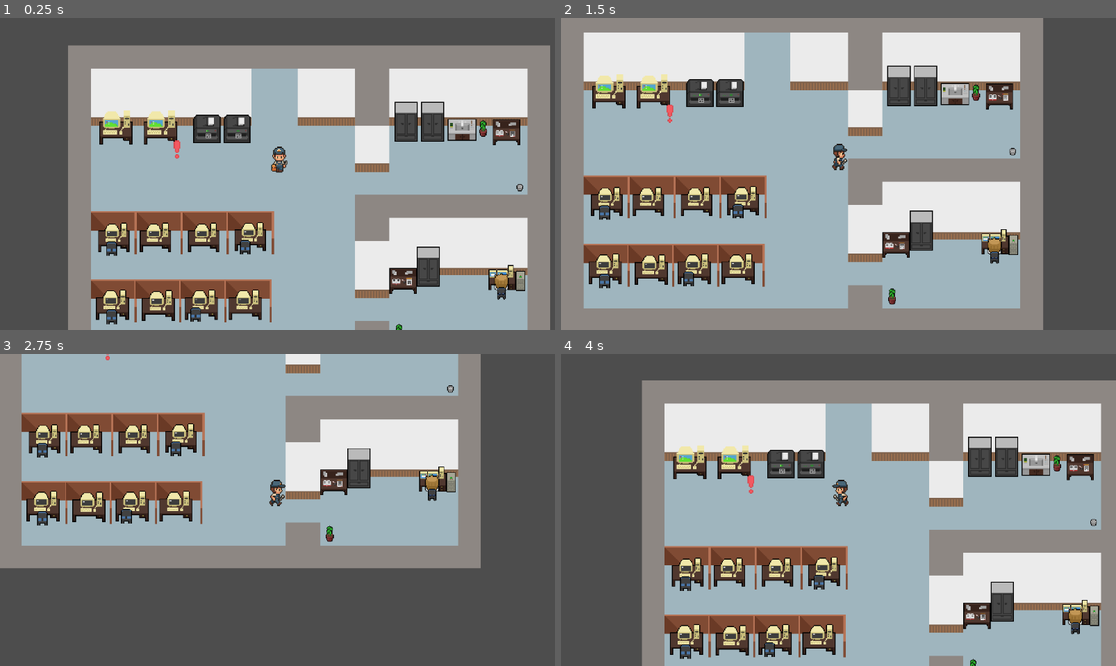
Above: before the commit, frames 1-4 (two rows, left to right).
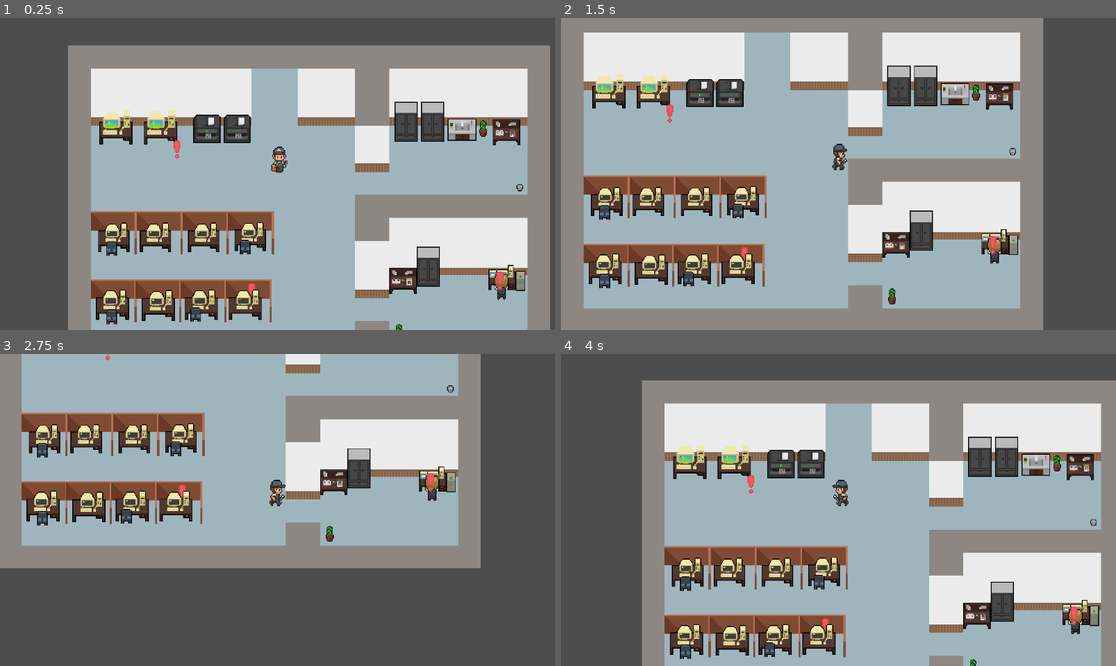
Above: after the commit, the same moments.

Repository: Lenni707/gamejam
Game: Godot game, scene res://Scenes/game.tscn
Same seed, same stepped clock (60 frames per second), same inputs: the game is played once before the commit and once after it.
Inputs:
- Up to frame 1 (0.25 s): no input
- Up to frame 2 (1.5 s): tap Enter (ui_accept) at 0.5, 0.77, 0.8, 1.07, 1.25, 1.35 s; hold D (right) 0.53-1.28 s; hold E (Interagieren) 0.53-1.28 s; hold S (down) from 1.28 s (still down)
- Up to frame 3 (2.75 s): tap Enter (ui_accept) at 1.52, 1.82, 2.3 s; tap E (Interagieren) at 1.55 s; release S (down) at 2.03 s; hold D (right) from 2.03 s (still down); hold E (Interagieren) from 2.03 s (still down)
- Up to frame 4 (4 s): tap Enter (ui_accept) at 2.75, 3.02, 3.32 s; release D (right) at 2.78 s; release E (Interagieren) at 2.78 s; hold W (up) 2.78-3.53 s; tap E (Interagieren) at 2.85 s; hold A (left) from 3.53 s (still down); hold Enter (ui_accept) from 3.53 s (still down)

The runs differ from the first frame. In frame 1, less than 0.1% of the frame differs, in the area x 44-91%, y 81-90%; in frame 2, less than 0.1%; in frame 3, less than 0.1%; in frame 4, less than 0.1%.

Commit message:
finnaly fucking did it, 2:39 on the clock

Diff:
--- a/Scenes/content.gd
+++ /dev/null
@@ -1,30 +0,0 @@
-extends Control
-signal finished(success: bool)
-
-var progress := 0
-
-func _ready():
-	set_process_unhandled_input(true)    # receive unhandled input
-	custom_minimum_size = Vector2(200, 40)  # ensure visible size
-
-func start(config := {}):
-	progress = 0
-	queue_redraw()   # Godot 4.x (update() in 3.x)
-
-func _unhandled_input(event):
-	if event.is_action_pressed("ui_accept"):
-		progress += 20
-		if progress >= 100:
-			emit_signal("finished", true)
-		queue_redraw()
-
-func _draw():
-	# background
-	draw_rect(Rect2(Vector2.ZERO, size), Color(0.15, 0.15, 0.15))
-	# progress bar
-	var bar_width := size.x * (progress / 100.0)
-	draw_rect(Rect2(Vector2.ZERO, Vector2(bar_width, size.y)), Color(0.2, 0.8, 0.2))
-	# text
-	var font := ThemeDB.fallback_font
-	var font_size := ThemeDB.fallback_font_size
-	draw_string(font, Vector2(10, 20), "%d%%" % progress, HORIZONTAL_ALIGNMENT_LEFT, -1.0, font_size)
--- a/Scenes/mini_game_popup.tscn
+++ b/Scenes/first_game.tscn
@@ -1,7 +1,7 @@
 [gd_scene load_steps=3 format=3 uid="uid://rj4i3t6llrc0"]
 
 [ext_resource type="Script" uid="uid://dcwy2utpohi7c" path="res://scripts/mini_game_popup.gd" id="1_k2edx"]
-[ext_resource type="Script" uid="uid://dq6vt4vcp4yoi" path="res://Scenes/content.gd" id="2_i6w2n"]
+[ext_resource type="Script" uid="uid://dq6vt4vcp4yoi" path="res://scripts/content.gd" id="2_i6w2n"]
 
 [node name="MiniGamePopup" type="PopupPanel"]
 size = Vector2i(480, 320)
--- a/Scenes/game.tscn
+++ b/Scenes/game.tscn
@@ -17,6 +17,9 @@
 [ext_resource type="Texture2D" uid="uid://cx2ddmusmeskd" path="res://Assets/free-office-pixel-art/Chair.png" id="14_1phco"]
 [ext_resource type="PackedScene" uid="uid://ttbduj02m7tv" path="res://Scenes/alarm.tscn" id="15_nb51f"]
 [ext_resource type="Texture2D" uid="uid://dfboce71sh16s" path="res://Assets/free-office-pixel-art/wall.png" id="17_ewbju"]
+[ext_resource type="PackedScene" uid="uid://rj4i3t6llrc0" path="res://Scenes/first_game.tscn" id="18_85qyi"]
+[ext_resource type="PackedScene" uid="uid://na7xdq1mxmin" path="res://Scenes/spam_game.tscn" id="19_iivbl"]
+[ext_resource type="PackedScene" uid="uid://clqiursun1ihv" path="res://Scenes/hahaha_2_uhr_30.tscn" id="20_7nbq1"]
 
 [sub_resource type="TileSetAtlasSource" id="TileSetAtlasSource_qxrlw"]
 texture = ExtResource("1_ebmjs")
@@ -4455,7 +4458,22 @@
 
 [node name="Alarm" parent="alarms" instance=ExtResource("15_nb51f")]
 position = Vector2(-136, -95)
+game_scene = ExtResource("18_85qyi")
+
+[node name="Alarm2" parent="alarms" instance=ExtResource("15_nb51f")]
+position = Vector2(314, 88)
+game_scene = ExtResource("19_iivbl")
+
+[node name="Alarm3" parent="alarms" instance=ExtResource("15_nb51f")]
+position = Vector2(-32, 104)
+game_scene = ExtResource("20_7nbq1")
 
 [node name="UI" type="CanvasLayer" parent="."]
 
+[node name="CenterContainer" type="CenterContainer" parent="UI"]
+offset_right = 40.0
+offset_bottom = 40.0
+
 [connection signal="popup_open" from="alarms/Alarm" to="player" method="_on_popup_open"]
+[connection signal="popup_open" from="alarms/Alarm2" to="player" method="_on_popup_open"]
+[connection signal="popup_open" from="alarms/Alarm3" to="player" method="_on_popup_open"]
--- /dev/null
+++ b/Scenes/hahaha_2_uhr_30.tscn
@@ -0,0 +1,12 @@
+[gd_scene load_steps=2 format=3 uid="uid://clqiursun1ihv"]
+
+[ext_resource type="Script" uid="uid://831d42upo1gs" path="res://scripts/hahaha_2_uhr_30.gd" id="1_n7eh8"]
+
+[node name="hahaha_2uhr30" type="Control"]
+layout_mode = 3
+anchors_preset = 15
+anchor_right = 1.0
+anchor_bottom = 1.0
+grow_horizontal = 2
+grow_vertical = 2
+script = ExtResource("1_n7eh8")
--- /dev/null
+++ b/Scenes/spam_game.gd
@@ -0,0 +1,18 @@
+extends Control
+signal finished(success: bool)
+
+func _ready():
+	set_process_unhandled_input(true)
+	custom_minimum_size = Vector2(400, 300)  # so it's visible in the popup
+
+func start(config := {}):
+	# init state from config if needed
+	queue_redraw()
+
+func _unhandled_input(event):
+	if event.is_action_pressed("Interagieren"):
+		emit_signal("finished", true)  # or handle logic then decide
+
+func _draw():
+	# draw your game here (optional)
+	draw_rect(Rect2(Vector2.ZERO, size), Color(0.12, 0.12, 0.14))
--- /dev/null
+++ b/Scenes/spam_game.tscn
@@ -0,0 +1,12 @@
+[gd_scene load_steps=2 format=3 uid="uid://na7xdq1mxmin"]
+
+[ext_resource type="Script" uid="uid://dx1hmsr7emit3" path="res://Scenes/spam_game.gd" id="1_tpvkr"]
+
+[node name="Content" type="Control"]
+layout_mode = 3
+anchors_preset = 15
+anchor_right = 1.0
+anchor_bottom = 1.0
+grow_horizontal = 2
+grow_vertical = 2
+script = ExtResource("1_tpvkr")
--- a/scripts/alarm.gd
+++ b/scripts/alarm.gd
@@ -1,70 +1,79 @@
 extends Node2D
 
 @onready var sprite: Sprite2D = $Sprite2D
-
 var active := false
 var player_inside := false
+var current_game: Node = null
 
-var MiniGamePopup := preload("res://Scenes/mini_game_popup.tscn")
+@export var starts_active := false
+@export var ui_node_path: NodePath = ^"game/UI"
+@export var game_scene: PackedScene   # set per alarm in the editor
 
 signal popup_open
 
 func _ready() -> void:
-	# Start des games ist der alarm nicht sichtbar
 	sprite.visible = false
 	$Area2D.body_entered.connect(_on_body_entered)
 	$Area2D.body_exited.connect(_on_body_exited)
 	add_to_group("alarms")
+	if starts_active:
+		trigger_alarm()
+	print("[Alarm:", name, "] sprite node =", sprite)
 
-### ALARM KONTROLLE
 func trigger_alarm():
-	if not active:
+	if !active:
 		active = true
 		sprite.visible = true
-		# sound.play()
-		print("Alarm")
 
 func stop_alarm():
+	print("[Alarm:", name, "] stop_alarm called. active=", active)
 	if active:
 		active = false
 		sprite.visible = false
-		# sound.stop()
-		print("Alarm stopped")
-### ALARM LÖSEN
+
 func _on_body_entered(body):
 	if body.is_in_group("player"):
+		print("inside")
 		player_inside = true
-		print("player inside")
+		body.current_alarm = self
 
 func _on_body_exited(body):
 	if body.is_in_group("player"):
 		player_inside = false
+		body.current_alarm = null
 
-# Hier ändern was passiert wenn mit alarm interagiert wird
-# Scene ändern, etc
 func try_solve():
-	if active and player_inside:
-		emit_signal("popup_open")  # optional
-		# 1) instance popup
-		var popup = MiniGamePopup.instantiate()
-		# 2) add under UI CanvasLayer (adjust path to your actual names)
+	if active and player_inside and game_scene:
+		print("yes")
+		emit_signal("popup_open")
+
+		var game := game_scene.instantiate()
+		current_game = game
 		var ui_root: Node = get_tree().root.get_node("game/UI")
-		ui_root.add_child(popup)
-		# Connect to Alarm handler
-		popup.finished.connect(_on_minigame_finished)
 
-		# Connect to Player unlock
+		var center := ui_root.get_node("CenterContainer")
+		center.add_child(game)
+
+
+		# 3) lock/unlock player automatically
 		var player := get_tree().get_first_node_in_group("player")
-		if player:
-			popup.finished.connect(player._on_mini_game_popup_finished)
+		if player and player.has_method("set_ui_lock"):
+			player.set_ui_lock(true)
+			game.finished.connect(func(_res): player.set_ui_lock(false))
 
-		popup.popup_centered_clamped()
-# optional: stop alarm now (or after success)
-# stop_alarm()
+		# 4) let this alarm react to result
+		game.finished.connect(func(success: bool):
+			_on_minigame_finished(success)
+)
 
-func _on_minigame_finished(result: Dictionary):
-		if result.success:
-			stop_alarm()
-			print("Alarm solved via minigame.")
-		else:
-			print("Minigame failed/canceled.")
+		# 5) show
+		#game.open_centered()
+
+func _on_minigame_finished(success: bool):
+	if success:
+		print("SHIT")
+		stop_alarm()
+	if current_game:
+		current_game.queue_free()
+		current_game = null
+	# else: failed/canceled — do whatever you want
--- /dev/null
+++ b/scripts/content.gd
@@ -0,0 +1,19 @@
+extends Control
+signal finished(success: bool)
+
+func _ready():
+	set_process_unhandled_input(true)
+	custom_minimum_size = Vector2(240, 100)  # so it's visible in the popup
+
+func start(config := {}):
+	# init state from config if needed
+	queue_redraw()
+
+func _unhandled_input(event):
+	if event.is_action_pressed("Interagieren"):
+		emit_signal("finished", true)  # or handle logic then decide
+		# else queue_redraw()
+
+func _draw():
+	# draw your game here (optional)
+	draw_rect(Rect2(Vector2.ZERO, size), Color(0.12, 0.12, 0.14))
--- a/scripts/game.gd
+++ b/scripts/game.gd
@@ -8,9 +8,12 @@
 	# Struct aus Alarms, weitere Alarme hier einfügen
 
 	alarms = {
-		"Computer1": $alarms/Alarm
+		"Computer1": $alarms/Alarm,
+		"Computer2": $alarms/Alarm2,
+		"Computer3": $alarms/Alarm3
 	}
-	trigger_problem("Computer1")
+	for i in alarms.keys():
+		trigger_problem(i)
 
 func trigger_problem(name):
 	if name in alarms:
--- /dev/null
+++ b/scripts/hahaha_2_uhr_30.gd
@@ -0,0 +1,18 @@
+extends Control
+signal finished(success: bool)
+
+func _ready():
+	set_process_unhandled_input(true)
+	custom_minimum_size = Vector2(400, 300)  # so it's visible in the popup
+
+func start(config := {}):
+	# init state from config if needed
+	queue_redraw()
+
+func _unhandled_input(event):
+	if event.is_action_pressed("Interagieren"):
+		emit_signal("finished", true)  # or handle logic then decide
+
+func _draw():
+	# draw your game here (optional)
+	draw_rect(Rect2(Vector2.ZERO, size), Color(0.12, 0.12, 0.14))
--- a/scripts/mini_game_popup.gd
+++ b/scripts/mini_game_popup.gd
@@ -3,11 +3,22 @@
 
 @onready var content: Control = $MarginContainer/Content
 
+func load_game(game_scene: PackedScene, config: Dictionary = {}) -> void:
+	# clear previous content
+	for c in content.get_children():
+		c.queue_free()
 
-func _ready():
-	# When GameArea finishes, translate to our finished(result) for the parent
-	content.finished.connect(_on_game_finished)
+	var game_area: Node = game_scene.instantiate()
+	content.add_child(game_area)
 
-func _on_game_finished(success: bool):
-	emit_signal("finished", {"success": success})
-	queue_free()  # close & clean up
+	# the minigame must emit `finished(bool)` and support `start(config)`
+	game_area.finished.connect(_on_game_finished)
+	if game_area.has_method("start"):
+		game_area.start(config)
+
+func open_centered() -> void:
+	popup_centered_clamped()
+
+func _on_game_finished(success: bool) -> void:
+	emit_signal("finished", true)
+	queue_free()
--- a/scripts/player.gd
+++ b/scripts/player.gd
@@ -1,6 +1,8 @@
 extends CharacterBody2D
 
 const SPEED := 250.0
+var current_alarm: Node = null
+
 @onready var anim: AnimatedSprite2D = $AnimatedSprite2D
 
 func _ready() -> void:
Not shown: 1 places in Scenes/game.tscn that only renumber resources
Not shown, added: Scenes/spam_game.gd.uid
Renamed: Scenes/content.gd.uid -> scripts/content.gd.uid
Not shown, added: scripts/hahaha_2_uhr_30.gd.uid
